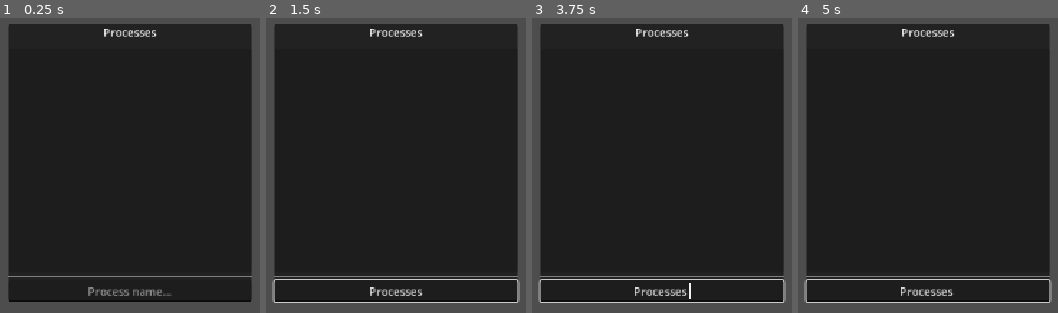
Above: before the commit, frames 1-4 (left to right).
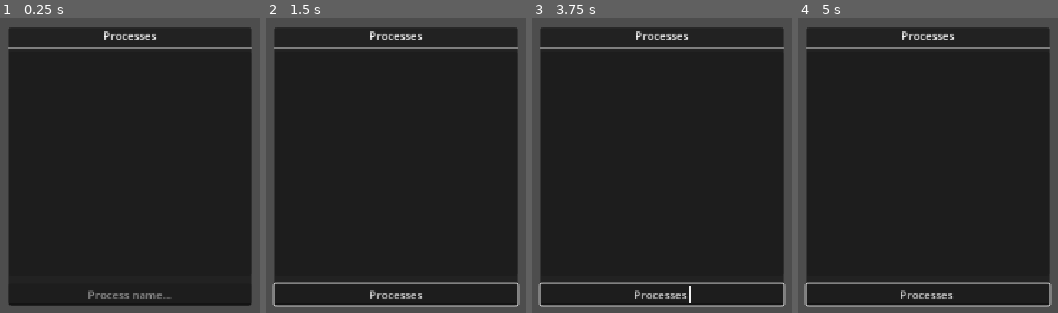
Above: after the commit, the same moments.

Repository: suidpit/freat
Game: Godot game, scene res://scenes/main.tscn
Same seed, same stepped clock (60 frames per second), same inputs: the game is played once before the commit and once after it.
Inputs (mouse positions are in pixels of both pictures, inside the frame that each line leads up to):
- Up to frame 1 (0.25 s): no input
- Up to frame 2 (1.5 s): click (396, 292) at 0.52 s; type "Processes" at 0.6 s; tap Enter at 1.25 s; move the mouse to (outside the picture) at 1.27 s
- Up to frame 3 (3.75 s): tap Space at 2, 3.5 s; move the mouse to (outside the picture) at 2.02 s; tap Enter at 2.75 s; move the mouse to (742, 65) at 2.77 s; move the mouse to (623, 254) at 3.52 s
- Up to frame 4 (5 s): tap Enter at 4.25 s; move the mouse to (outside the picture) at 4.27 s

The runs differ from the first frame. In frame 1, 4.3% of the frame differs, in the area x 3-97%, y 2-98%; in frame 2, 5.5%, in the area x 2-98%, y 2-98%; in frame 3, 5.5%; in frame 4, 5.5%.

Commit message:
implemented memory watches on server/GUI

Diff:
--- a/client-godot/scenes/main.tscn
+++ b/client-godot/scenes/main.tscn
@@ -18,6 +18,7 @@
 anchor_bottom = 1.0
 grow_horizontal = 2
 grow_vertical = 2
+theme_override_constants/margin_top = 10
 
 [node name="Hub" type="VBoxContainer" parent="UI"]
 layout_mode = 2
@@ -181,30 +182,34 @@
 value = 0.0
 show_percentage = false
 
-[node name="Table" type="PanelContainer" parent="UI/Hub"]
+[node name="BottomArea" type="HBoxContainer" parent="UI/Hub"]
 custom_minimum_size = Vector2(0, 200)
 layout_mode = 2
 size_flags_vertical = 3
 
-[node name="MarginContainer" type="MarginContainer" parent="UI/Hub/Table"]
+[node name="Table" type="PanelContainer" parent="UI/Hub/BottomArea"]
+layout_mode = 2
+size_flags_horizontal = 3
+
+[node name="MarginContainer" type="MarginContainer" parent="UI/Hub/BottomArea/Table"]
 layout_mode = 2
 theme_override_constants/margin_left = 10
 theme_override_constants/margin_top = 10
 theme_override_constants/margin_right = 10
 theme_override_constants/margin_bottom = 10
 
-[node name="VBoxContainer" type="VBoxContainer" parent="UI/Hub/Table/MarginContainer"]
-layout_mode = 2
-
-[node name="Label" type="Label" parent="UI/Hub/Table/MarginContainer/VBoxContainer"]
+[node name="VBoxContainer" type="VBoxContainer" parent="UI/Hub/BottomArea/Table/MarginContainer"]
+layout_mode = 2
+
+[node name="Label" type="Label" parent="UI/Hub/BottomArea/Table/MarginContainer/VBoxContainer"]
 layout_mode = 2
 text = "Cheat Table"
 horizontal_alignment = 1
 
-[node name="HSeparator" type="HSeparator" parent="UI/Hub/Table/MarginContainer/VBoxContainer"]
-layout_mode = 2
-
-[node name="CheatTable" type="Tree" parent="UI/Hub/Table/MarginContainer/VBoxContainer"]
+[node name="HSeparator" type="HSeparator" parent="UI/Hub/BottomArea/Table/MarginContainer/VBoxContainer"]
+layout_mode = 2
+
+[node name="CheatTable" type="Tree" parent="UI/Hub/BottomArea/Table/MarginContainer/VBoxContainer"]
 layout_mode = 2
 size_flags_vertical = 3
 columns = 4
@@ -216,11 +221,6 @@
 
 [node name="CheatTableContextMenu" type="PopupMenu" parent="UI/Hub"]
 size = Vector2i(150, 100)
-item_count = 2
-item_0/text = "Write Value"
-item_0/id = 0
-item_1/text = "Remove"
-item_1/id = 1
 
 [node name="WriteAddressDialog" type="AcceptDialog" parent="UI/Hub"]
 oversampling_override = 1.0
@@ -241,6 +241,54 @@
 [node name="WriteValue" type="LineEdit" parent="UI/Hub/WriteAddressDialog/VBoxContainer"]
 layout_mode = 2
 
+[node name="WatchpointPanel" type="PanelContainer" parent="UI/Hub/BottomArea"]
+layout_mode = 2
+size_flags_horizontal = 3
+
+[node name="MarginContainer" type="MarginContainer" parent="UI/Hub/BottomArea/WatchpointPanel"]
+layout_mode = 2
+theme_override_constants/margin_left = 10
+theme_override_constants/margin_top = 10
+theme_override_constants/margin_right = 10
+theme_override_constants/margin_bottom = 10
+
+[node name="VBoxContainer" type="VBoxContainer" parent="UI/Hub/BottomArea/WatchpointPanel/MarginContainer"]
+layout_mode = 2
+
+[node name="Label" type="Label" parent="UI/Hub/BottomArea/WatchpointPanel/MarginContainer/VBoxContainer"]
+layout_mode = 2
+text = "Watchpoint Log"
+horizontal_alignment = 1
+
+[node name="HSeparator" type="HSeparator" parent="UI/Hub/BottomArea/WatchpointPanel/MarginContainer/VBoxContainer"]
+layout_mode = 2
+
+[node name="WatchpointLog" type="Tree" parent="UI/Hub/BottomArea/WatchpointPanel/MarginContainer/VBoxContainer"]
+layout_mode = 2
+size_flags_vertical = 3
+columns = 3
+column_titles_visible = true
+hide_folding = true
+hide_root = true
+select_mode = 1
+
+[node name="ClearButton" type="Button" parent="UI/Hub/BottomArea/WatchpointPanel/MarginContainer/VBoxContainer"]
+layout_mode = 2
+text = "Clear"
+
+[node name="WatchpointDetailDialog" type="AcceptDialog" parent="UI/Hub"]
+title = "Watchpoint Detail"
+size = Vector2i(600, 450)
+
+[node name="DetailText" type="RichTextLabel" parent="UI/Hub/WatchpointDetailDialog"]
+offset_left = 8.0
+offset_top = 8.0
+offset_right = 592.0
+offset_bottom = 400.0
+bbcode_enabled = true
+scroll_active = true
+selection_enabled = true
+
 [node name="PickProcess" type="PanelContainer" parent="UI"]
 visible = false
 custom_minimum_size = Vector2(350, 400)
@@ -280,7 +328,9 @@
 alignment = 1
 
 [connection signal="item_activated" from="UI/Hub/ScanArea/PanelContainer/ScanResults/VBoxContainer/ScanResultsTree" to="." method="_on_scan_results_item_activated"]
-[connection signal="item_edited" from="UI/Hub/Table/MarginContainer/VBoxContainer/CheatTable" to="." method="_on_cheat_table_item_edited"]
-[connection signal="item_mouse_selected" from="UI/Hub/Table/MarginContainer/VBoxContainer/CheatTable" to="." method="_on_cheat_table_right_click"]
+[connection signal="item_edited" from="UI/Hub/BottomArea/Table/MarginContainer/VBoxContainer/CheatTable" to="." method="_on_cheat_table_item_edited"]
+[connection signal="item_mouse_selected" from="UI/Hub/BottomArea/Table/MarginContainer/VBoxContainer/CheatTable" to="." method="_on_cheat_table_right_click"]
 [connection signal="id_pressed" from="UI/Hub/CheatTableContextMenu" to="." method="_on_context_menu_item_selected"]
 [connection signal="confirmed" from="UI/Hub/WriteAddressDialog" to="." method="_on_write_address_dialog_confirmed"]
+[connection signal="item_activated" from="UI/Hub/BottomArea/WatchpointPanel/MarginContainer/VBoxContainer/WatchpointLog" to="." method="_on_watchpoint_log_item_activated"]
+[connection signal="pressed" from="UI/Hub/BottomArea/WatchpointPanel/MarginContainer/VBoxContainer/ClearButton" to="." method="_on_watchpoint_clear_pressed"]
--- a/client-godot/scripts/main.gd
+++ b/client-godot/scripts/main.gd
@@ -12,9 +12,12 @@
 @onready var search_process: LineEdit = $UI/PickProcess/PanelContainer/MarginContainer/VBoxContainer/SearchProcess
 @onready var write_address_dialog: AcceptDialog = $UI/Hub/WriteAddressDialog
 @onready var scan_progress_bar: ProgressBar = $UI/Hub/ScanArea/PanelContainer2/ScanControls/VBoxContainer/ScanProgressBar
-@onready var cheat_table: Tree = $UI/Hub/Table/MarginContainer/VBoxContainer/CheatTable
+@onready var cheat_table: Tree = $UI/Hub/BottomArea/Table/MarginContainer/VBoxContainer/CheatTable
 @onready var cheat_table_context_menu: PopupMenu = $UI/Hub/CheatTableContextMenu
 @onready var scan_results_label: Label = $UI/Hub/ScanArea/PanelContainer/ScanResults/VBoxContainer/AddressListLabel
+@onready var watchpoint_log: Tree = $UI/Hub/BottomArea/WatchpointPanel/MarginContainer/VBoxContainer/WatchpointLog
+@onready var watchpoint_detail_dialog: AcceptDialog = $UI/Hub/WatchpointDetailDialog
+@onready var watchpoint_detail_text: RichTextLabel = $UI/Hub/WatchpointDetailDialog/DetailText
 
 var connected = false
 var attached = false
@@ -74,6 +77,18 @@
 	cheat_table.set_column_title_alignment(2, HORIZONTAL_ALIGNMENT_LEFT)
 	cheat_table.set_column_title_alignment(3, HORIZONTAL_ALIGNMENT_LEFT)
 	cheat_table.create_item()
+
+	watchpoint_log.set_column_title(0, "Type")
+	watchpoint_log.set_column_title(1, "Instruction")
+	watchpoint_log.set_column_title(2, "Address")
+	watchpoint_log.set_column_expand(0, false)
+	watchpoint_log.set_column_expand(1, true)
+	watchpoint_log.set_column_expand(2, true)
+	watchpoint_log.set_column_custom_minimum_width(0, 60)
+	watchpoint_log.set_column_title_alignment(0, HORIZONTAL_ALIGNMENT_LEFT)
+	watchpoint_log.set_column_title_alignment(1, HORIZONTAL_ALIGNMENT_LEFT)
+	watchpoint_log.set_column_title_alignment(2, HORIZONTAL_ALIGNMENT_LEFT)
+	watchpoint_log.create_item()
 
 
 func _process(_delta: float) -> void:
@@ -182,6 +197,8 @@
 				pick_process.show()
 		"watch":
 			_update_cheat_table_values(payload)
+		"watchpoint-hit":
+			_add_watchpoint_log_entry(payload)
 
 func _on_first_scan_button_pressed() -> void:
 	var selected_scan_type = scan_type.get_selected_id()
@@ -235,7 +252,8 @@
 		"address": address_str,
 		"data_type": current_data_type,
 		"value": selected_scan_result.value,
-		"frozen": false
+		"frozen": false,
+		"watchpoint": ""
 	}
 
 	RPCManager.send_message({
@@ -251,7 +269,25 @@
 		return
 	selected_cheat_table_item = cheat_table.get_selected()
 	if selected_cheat_table_item:
+		_build_cheat_table_context_menu(selected_cheat_table_item)
 		cheat_table_context_menu.popup(Rect2i(get_global_mouse_position(), Vector2i.ZERO))
+
+
+func _build_cheat_table_context_menu(item: TreeItem) -> void:
+	cheat_table_context_menu.clear()
+	cheat_table_context_menu.add_item("Write Value", 0)
+	cheat_table_context_menu.add_item("Remove", 1)
+	cheat_table_context_menu.add_separator()
+	var entry: Dictionary = item.get_metadata(0)
+	var wp: String = entry.get("watchpoint", "")
+	if wp == "r":
+		cheat_table_context_menu.add_item("Stop Watching Reads", 4)
+	else:
+		cheat_table_context_menu.add_item("Watch Reads", 2)
+	if wp == "w":
+		cheat_table_context_menu.add_item("Stop Watching Writes", 5)
+	else:
+		cheat_table_context_menu.add_item("Watch Writes", 3)
 
 
 func _on_context_menu_item_selected(id: int) -> void:
@@ -266,6 +302,32 @@
 			write_address_dialog.popup_centered()
 		1:  # Remove
 			_remove_from_cheat_table(selected_cheat_table_item)
+		2:  # Watch Reads
+			RPCManager.send_message({
+				"command": "set-watchpoint",
+				"params": {
+					"address": entry.address,
+					"data_type": entry.data_type,
+					"condition": "r"
+				}
+			})
+			entry["watchpoint"] = "r"
+			_update_cheat_table_item(selected_cheat_table_item)
+		3:  # Watch Writes
+			RPCManager.send_message({
+				"command": "set-watchpoint",
+				"params": {
+					"address": entry.address,
+					"data_type": entry.data_type,
+					"condition": "w"
+				}
+			})
+			entry["watchpoint"] = "w"
+			_update_cheat_table_item(selected_cheat_table_item)
+		4, 5:  # Stop Watching Reads/Writes
+			RPCManager.send_message({"command": "clear-watchpoint"})
+			entry["watchpoint"] = ""
+			_update_cheat_table_item(selected_cheat_table_item)
 
 
 func _on_cheat_table_item_edited() -> void:
@@ -333,11 +395,21 @@
 
 func _update_cheat_table_item(item: TreeItem) -> void:
 	var entry: Dictionary = item.get_metadata(0)
+	var wp: String = entry.get("watchpoint", "")
+	if wp == "r":
+		item.set_text(0, "[R] %s" % entry.address)
+	elif wp == "w":
+		item.set_text(0, "[W] %s" % entry.address)
+	else:
+		item.set_text(0, entry.address)
 	item.set_text(1, str(entry.value) if entry.value != null else "?")
 	item.set_checked(3, entry.frozen)
 	if entry.frozen:
 		item.set_custom_color(0, Color.CYAN)
 		item.set_custom_color(1, Color.CYAN)
+	elif wp != "":
+		item.set_custom_color(0, Color.GREEN)
+		item.clear_custom_color(1)
 	else:
 		item.clear_custom_color(0)
 		item.clear_custom_color(1)
@@ -395,3 +467,72 @@
 			"data_type": data_type.get_selected_id()
 		}
 	})
+
+
+func _clear_watchpoint_state(address: String) -> void:
+	var item := _find_cheat_table_item(address)
+	if item:
+		var entry: Dictionary = item.get_metadata(0)
+		entry["watchpoint"] = ""
+		_update_cheat_table_item(item)
+
+
+func _add_watchpoint_log_entry(payload: Dictionary) -> void:
+	_clear_watchpoint_state(payload.get("address", ""))
+	var root := watchpoint_log.get_root()
+	var item := watchpoint_log.create_item(root)
+	var op: String = payload.get("operation", "?")
+	var pc: String = payload.get("pc", "?")
+	var addr: String = payload.get("address", "?")
+
+	item.set_text(0, op.to_upper())
+	item.set_text(1, pc)
+	item.set_text(2, addr)
+	item.set_metadata(0, payload)
+
+	if op == "write":
+		item.set_custom_color(0, Color.ORANGE)
+	else:
+		item.set_custom_color(0, Color.CORNFLOWER_BLUE)
+
+
+func _on_watchpoint_log_item_activated() -> void:
+	var item := watchpoint_log.get_selected()
+	if not item:
+		return
+
+	var payload: Dictionary = item.get_metadata(0)
+	var bbcode := ""
+
+	# Header
+	var op: String = payload.get("operation", "?")
+	var pc: String = payload.get("pc", "?")
+	var addr: String = payload.get("address", "?")
+	bbcode += "[b]%s[/b] at [b]%s[/b] accessing [b]%s[/b]\n\n" % [op.to_upper(), pc, addr]
+
+	# Disassembly
+	bbcode += "[b]Disassembly:[/b]\n"
+	var disasm: Array = payload.get("disassembly", [])
+	for i in disasm.size():
+		var insn: Dictionary = disasm[i]
+		var line := "  %s  %s %s" % [insn.get("address", "?"), insn.get("mnemonic", "?"), insn.get("opStr", "")]
+		if i == 0:
+			bbcode += "[color=yellow]> %s[/color]\n" % line.strip_edges()
+		else:
+			bbcode += "%s\n" % line
+
+	# Stack trace
+	bbcode += "\n[b]Stack Trace:[/b]\n"
+	var bt: Array = payload.get("backtrace", [])
+	for i in bt.size():
+		bbcode += "  #%d  %s\n" % [i, bt[i]]
+
+	watchpoint_detail_text.text = ""
+	watchpoint_detail_text.append_text(bbcode)
+	watchpoint_detail_dialog.popup_centered()
+
+
+func _on_watchpoint_clear_pressed() -> void:
+	var root := watchpoint_log.get_root()
+	for child in root.get_children():
+		child.free()
Not shown, changed: server-python/agent/agent/index.ts
Not shown, changed: server-python/agent/agent/scan.ts
Not shown, changed: server-python/agent/agent/types.ts
Not shown, added: server-python/agent/agent/watchpoint.ts
Not shown, changed: server-python/src/freat_server/hub.py
Not shown, changed: server-python/tests/test_integration.py
